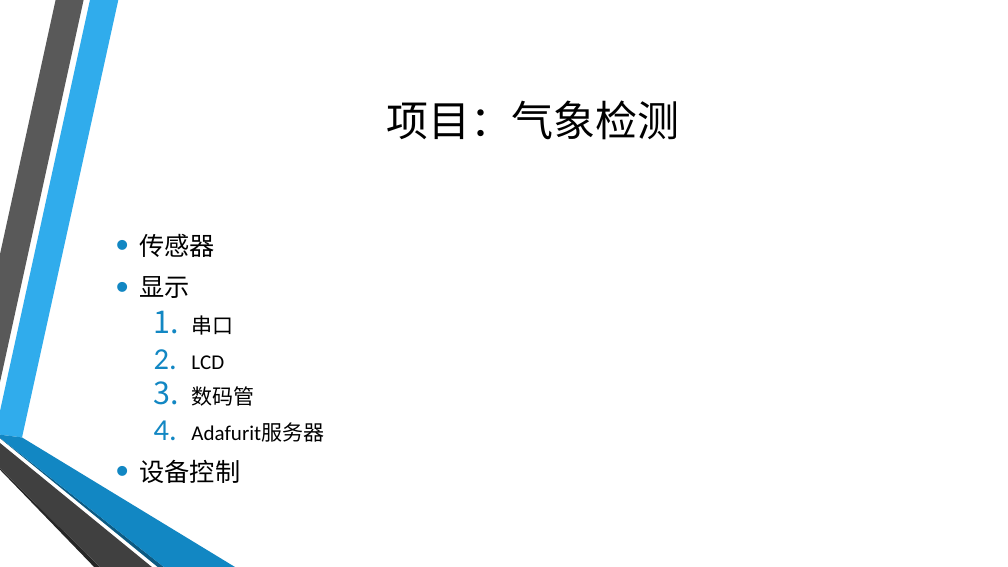
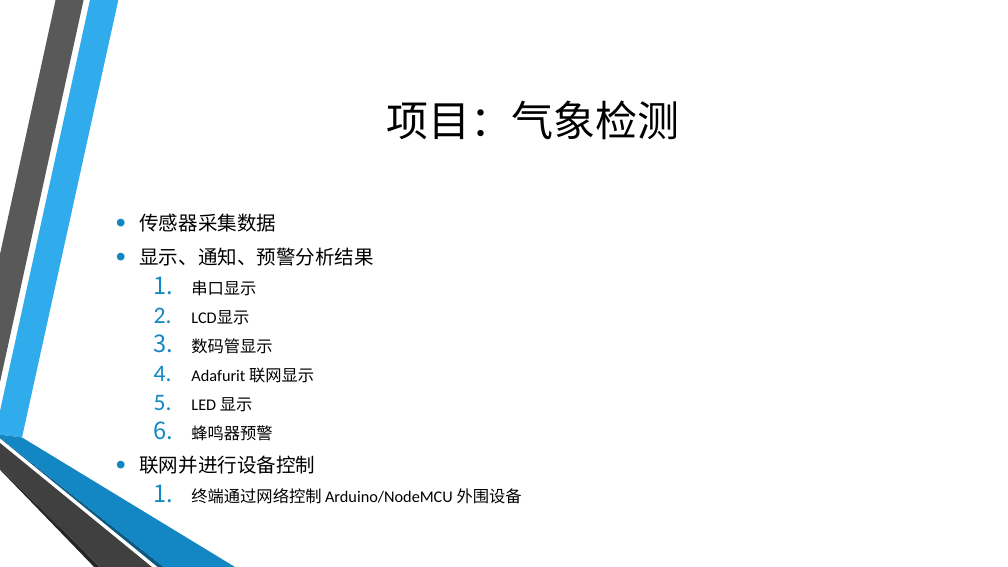
Before and after one commit to coco-hkk/arduino-courses, a slide deck: slide 22 of 7/7.pptx. Drawn at 1008x567 pixels with LibreOffice and Linux fonts; fonts in the diff are those of the drawing; background and template pictures are left out. Boxes give left, top, right and bottom in pixels: in the first picture for what was removed or moved away, otherwise in the second. Text is boxed around its words. In the diff, an @@ line names an element or a change of style, - is before the commit and + after.

```diff
--- a/7/7.pptx
+++ b/7/7.pptx
@@ text at [139,213,522,504]: text changed; size 20 to 15.5 pt @@
-• 传感器
-• 显示
-  1. 串口
-  2. LCD
-  3. 数码管
-  4. Adafurit服务器
-• 设备控制
+• 传感器采集数据
+• 显示、通知、预警分析结果
+  1. 串口显示
+  2. LCD显示
+  3. 数码管显示
+  4. Adafurit 联网显示
+  5. LED 显示
+  6. 蜂鸣器预警
+• 联网并进行设备控制
+  1. 终端通过网络控制 Arduino/NodeMCU 外围设备
```
Also in this commit, not shown: 2 other slides changed, 2 other files.
